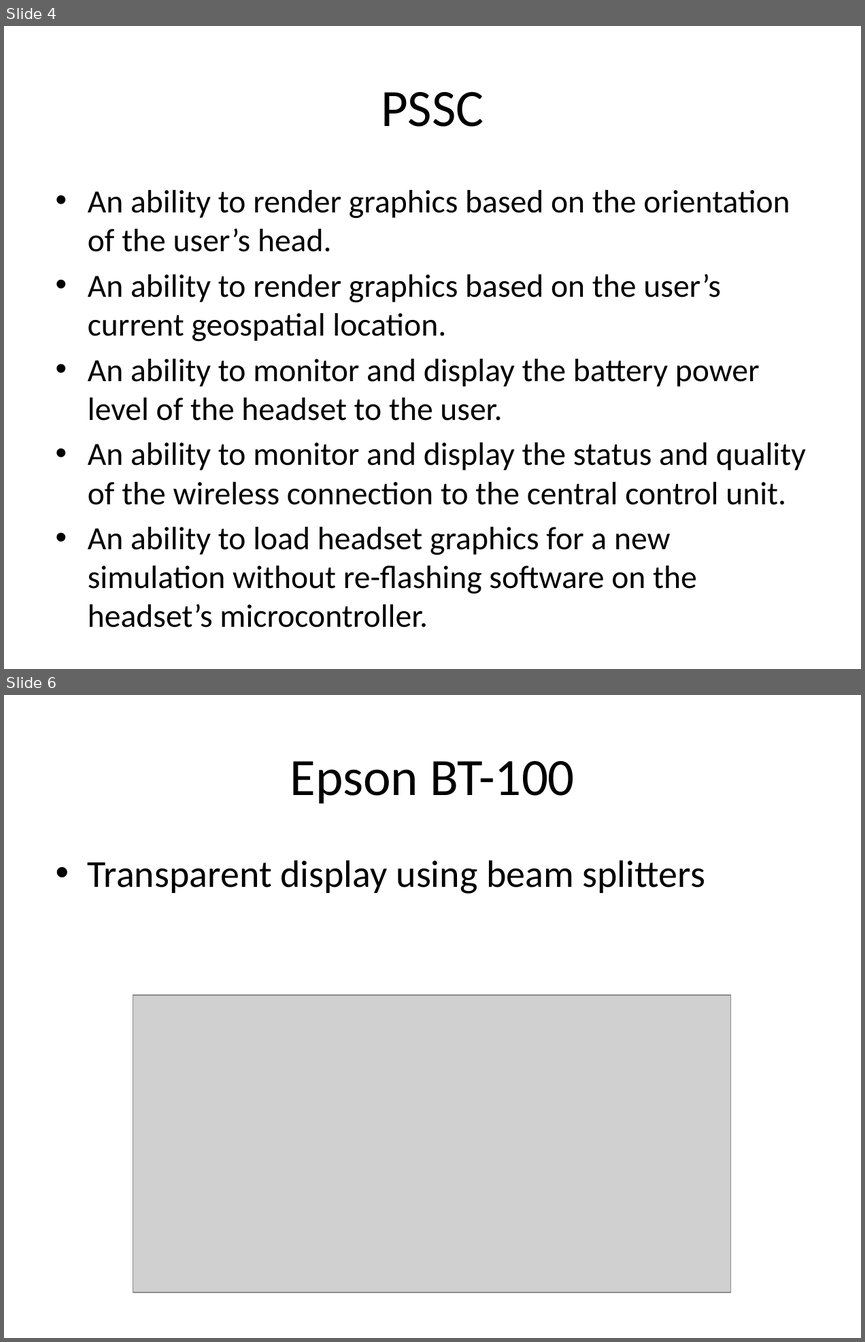
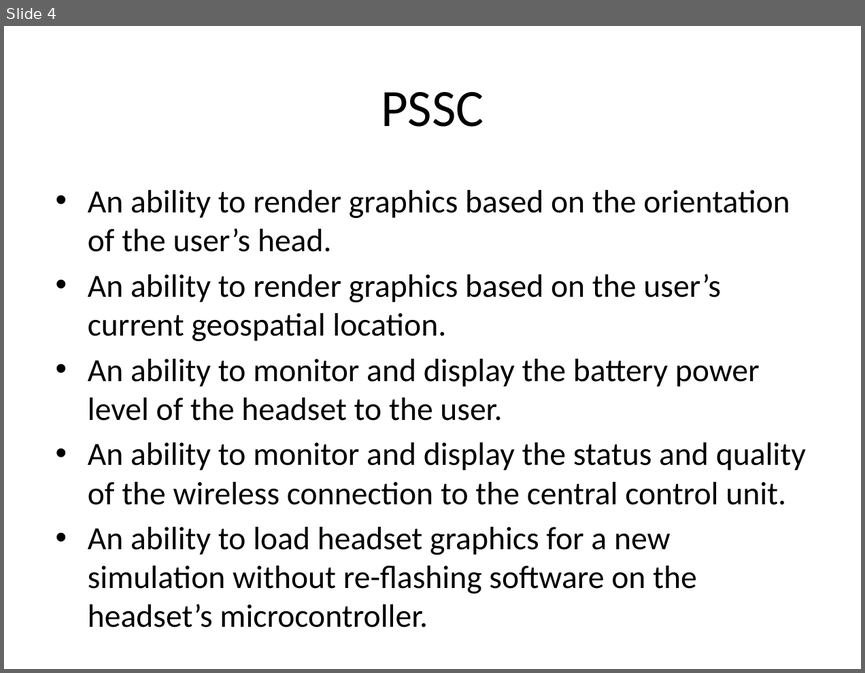
Before and after one commit to snowpuppy/augreality, a slide deck: doc/TCSP 03.pptx. Shown one above the other, each under a label of ours: slides 4 and 6 before the commit, slide 4 after it; the slides between them are not shown. The pictures are 865x1342 and 865x673 pixels, drawn with LibreOffice and Linux fonts; fonts in the diff are those of the drawing; grey boxes stand for pictures. Boxes give left, top, right and bottom in pixels: in the first picture for what was removed or moved away, otherwise in the second. Text is boxed around its words. In the diff, an @@ line names an element or a change of style, - is before the commit and + after.

```diff
--- a/doc/TCSP 03.pptx
+++ b/doc/TCSP 03.pptx
@@ slide 6 removed at (x1=4, y1=695, x2=861, y2=1338), background #FFFFFF @@
@@ title removed at (x1=290, y1=761, x2=575, y2=804) @@
-Epson BT-100
@@ text removed at (x1=88, y1=860, x2=705, y2=894) @@
-• Transparent display using beam splitters
@@ picture removed at (x1=133, y1=995, x2=730, y2=1292) @@
```
Also in this commit, not shown: 1 slide changed, 1 slide added, 2 other slides removed.
